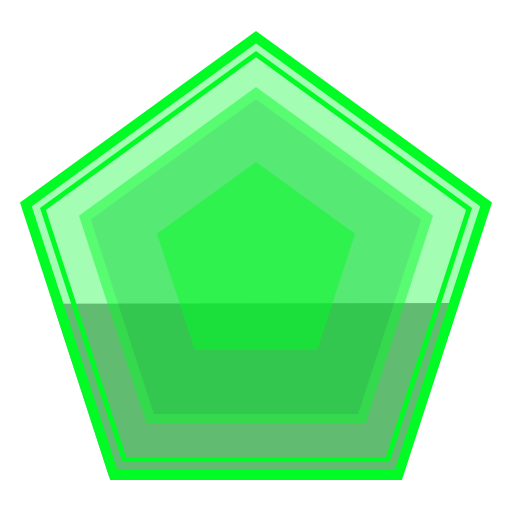
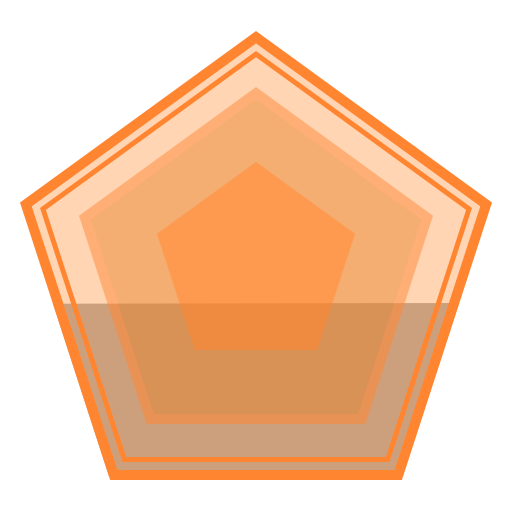
Revision of a layered 512x512 image; what changed, layer by layer:
pixels changed over box(20, 31, 492, 480) (layer not identified)
